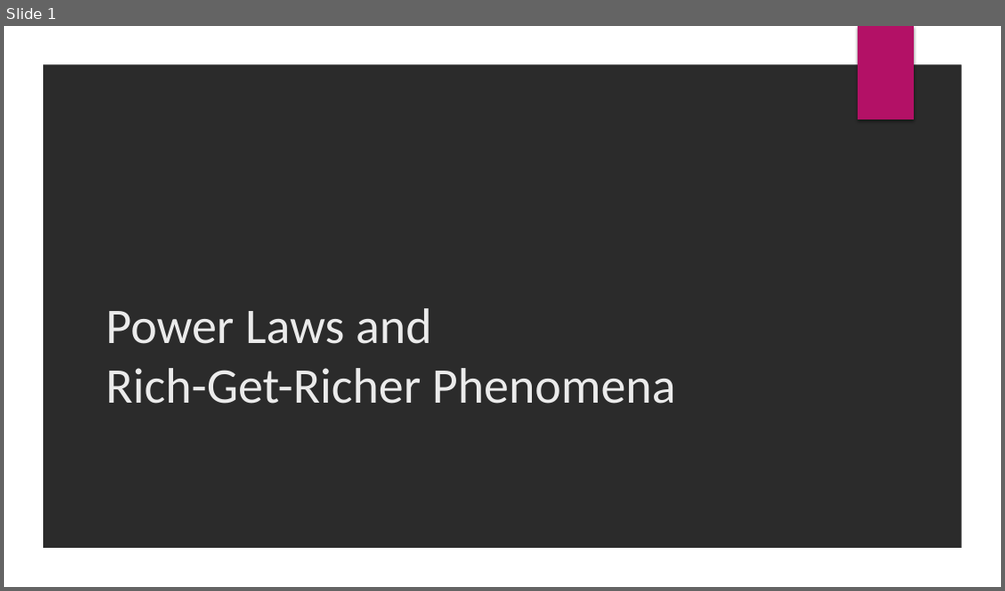
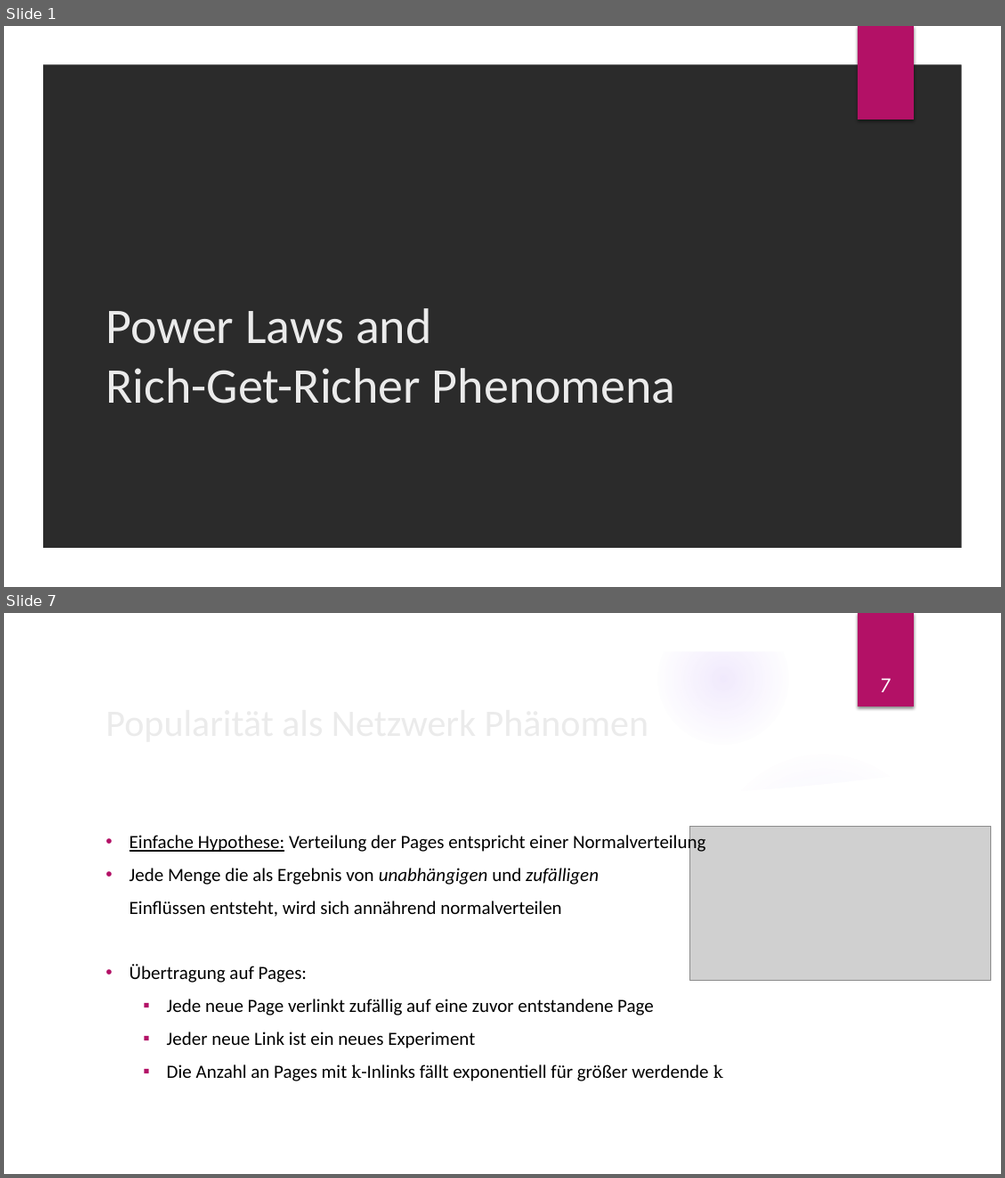
Before and after one commit to ReSynn/Rich-Get-Richer-Dynamik, a slide deck: PL and RgR.pptx. Shown one above the other, each under a label of ours: slide 1 before the commit, slides 1 and 7 after it; the slides between them are not shown. The pictures are 1005x591 and 1005x1178 pixels, drawn with LibreOffice and Linux fonts; fonts in the diff are those of the drawing; grey boxes stand for pictures; background and template pictures are left out; a plain dark background stands for a picture behind light text. Boxes give left, top, right and bottom in pixels: in the first picture for what was removed or moved away, otherwise in the second. Text is boxed around its words. In the diff, an @@ line names an element or a change of style, - is before the commit and + after.

```diff
--- a/PL and RgR.pptx
+++ b/PL and RgR.pptx
@@ slide 7 added at <box>4,613,1001,1174</box>, background picture (left out); not listed: 2 template elements that a slide beside it also shows @@
@@ title added at <box>98,692,815,750</box>, 36 pt, text #EBEBEB @@
+Popularität als Netzwerk Phänomen
@@ page number added at <box>881,678,891,692</box>, 20 pt, text #FFFFFF @@
+7
@@ group added at <box>4,614,970,1174</box>: 5 ellipses, 2 freeform shapes @@
@@ picture added at <box>690,826,991,981</box> @@
@@ text added at <box>129,832,723,1081</box>, 18 pt, text #000000 @@
+• Einfache Hypothese: Verteilung der Pages entspricht einer Normalverteilung
+• Jede Menge die als Ergebnis von unabhängigen und zufälligen
+Einflüssen entsteht, wird sich annährend normalverteilen
+• Übertragung auf Pages:
+  ▪ Jede neue Page verlinkt zufällig auf eine zuvor entstandene Page
+  ▪ Jeder neue Link ist ein neues Experiment
+  ▪ Die Anzahl an Pages mit k-Inlinks fällt exponentiell für größer werdende k
```
Also in this commit, not shown: 2 slides changed, 4 other slides added.
